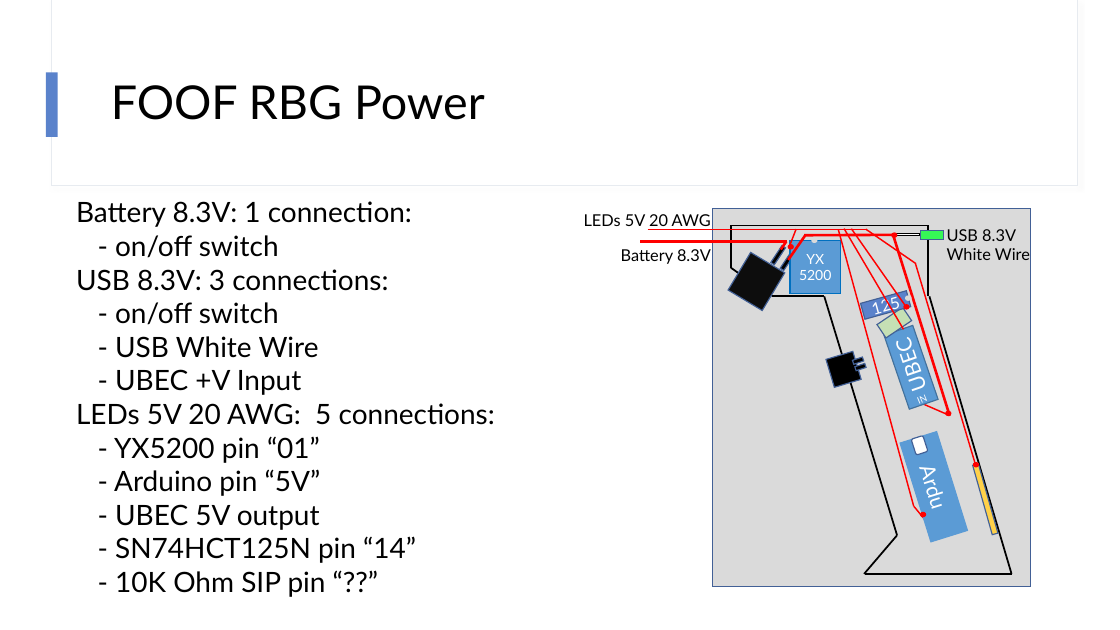
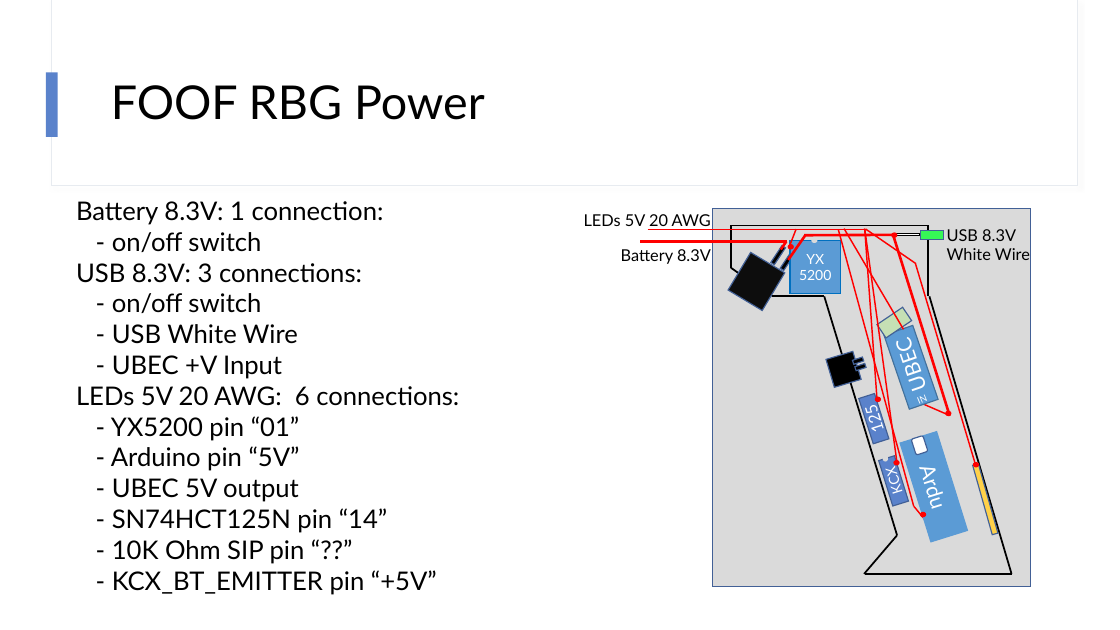
Before and after one commit to Mark-MDO47/RubberBandGun, a slide deck: slide 3 of FOOF_RBG_Wiring.pptx. Drawn at 1120x630 pixels with LibreOffice and Linux fonts; fonts in the diff are those of the drawing. Boxes give left, top, right and bottom in pixels: in the first picture for what was removed or moved away, otherwise in the second. Text is boxed around its words. In the diff, an @@ line names an element or a change of style, - is before the commit and + after.

Commit message:
add KCX_BT_EMITTER

```diff
--- a/FOOF_RBG_Wiring.pptx
+++ b/FOOF_RBG_Wiring.pptx
@@ text at (76, 201, 387, 564): size 24 to 22 pt in "Battery 8.3V: 1 connection:", "- on/off switch", "USB 8.3V: 3 connections:", "- on/off switch" and 7 more places @@
@@ line moved from (907, 307) - (852, 229) to (877, 399) - (865, 229) @@
@@ line added from (897, 461) to (865, 229), #FF0000 1.25 pt @@
@@ text at (76, 386, 459, 406): text changed; size 24 to 22 pt @@
-LEDs 5V 20 AWG: 5 connections:
+LEDs 5V 20 AWG: 6 connections:
@@ ellipse at (862, 385, 867, 390): rotation 0 to 266 degrees @@
@@ rectangle "125" at (859, 394, 890, 445): rotation 344 to 252 degrees @@
@@ ellipse added at (875, 397, 881, 402), fill #FF0000, outline #FF0000 1 pt @@
@@ rectangle added at (879, 456, 910, 507), fill #5A82CB, outline #436096 1 pt, 12 pt, text #FFFFFF @@
+KCX
@@ ellipse at (883, 456, 888, 461): rotation 0 to 267 degrees @@
@@ ellipse: place and size @@
-ellipse at (904, 305, 909, 309)
+ellipse at (894, 460, 899, 465)
@@ text at (112, 570, 437, 595): paragraph added @@
+- KCX_BT_EMITTER pin “+5V”
```
Also in this commit, not shown: 4 other slides changed, 1 other file.
